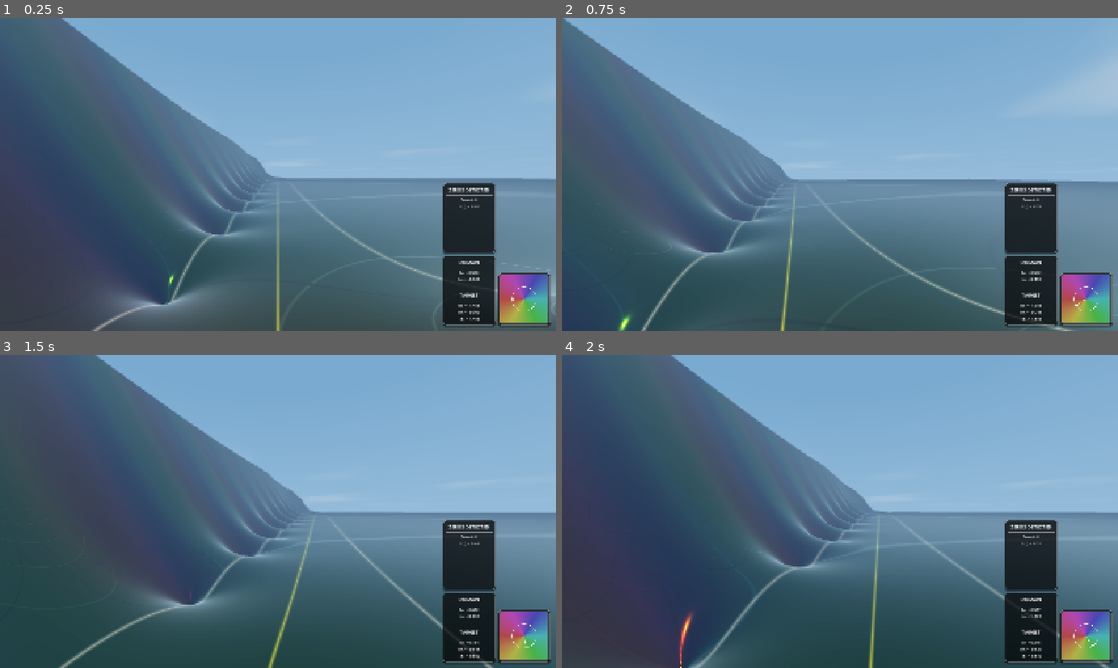
Above: before the commit, frames 1-4 (two rows, left to right).
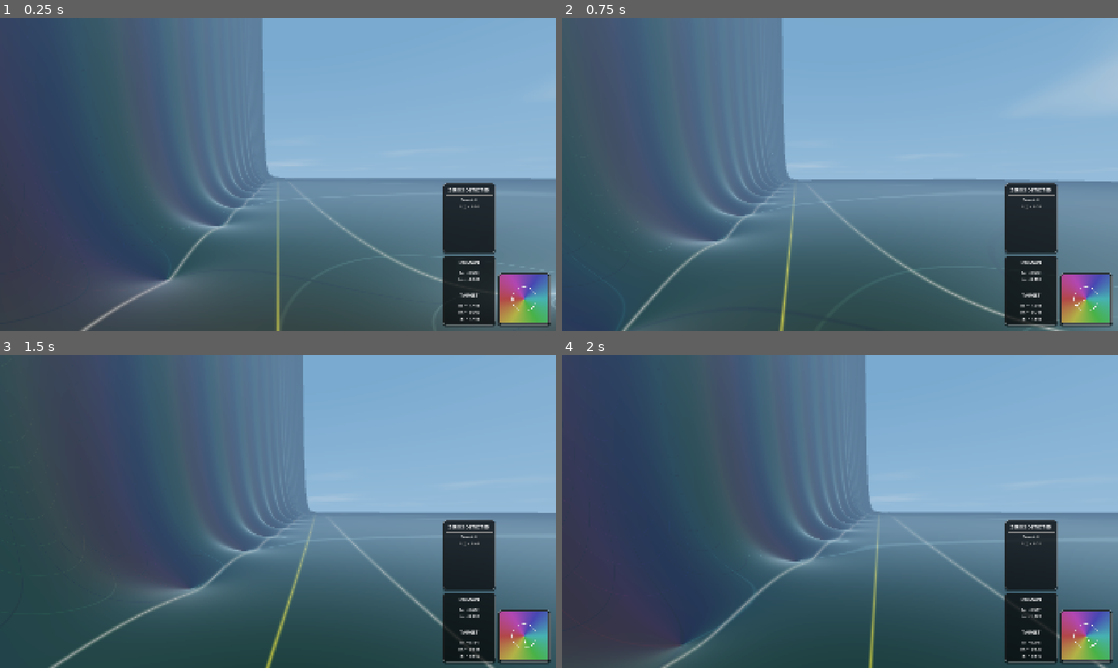
Above: after the commit, the same moments.

Repository: allanino/complex-functions-explorer
Game: Godot game, scene res://core/main.tscn
Same seed, same stepped clock (60 frames per second), same inputs: the game is played once before the commit and once after it.
Inputs (mouse positions are in pixels of both pictures, inside the frame that each line leads up to):
- Up to frame 1 (0.25 s): no input
- Up to frame 2 (0.75 s): tap Enter at 0.5 s; move the mouse to (867, 174) at 0.52 s; hold W (move_forward) from 0.53 s (still down); tap G at 0.6 s
- Up to frame 3 (1.5 s): keep holding W (move_forward); tap Space at 0.77 s; tap N at 0.8, 1.35 s; move the mouse to (250, 511) at 1.27 s
- Up to frame 4 (2 s): keep holding W (move_forward); tap Space at 1.52 s; tap G at 1.55 s

The runs differ from the first frame. In frame 1, 15% of the frame differs, in the area x 0-100%, y 0-100%; in frame 2, 13%; in frame 3, 14%; in frame 4, 13%.

Commit message:
feat: add projected complex component height mapping with configurable angle theta

Diff:
--- a/core/config_manager.gd
+++ b/core/config_manager.gd
@@ -184,6 +184,7 @@
 var height_type: int = 0
 var height_a: float = 3.0
 var height_epsilon: float = 1.0
+var projected_theta: float = 0.0
 var rational_num_coeffs: PackedVector2Array = PackedVector2Array([Vector2(0, 0), Vector2(0, 0), Vector2(0, 0), Vector2(0, 0), Vector2(0, 0), Vector2(0, 0), Vector2(0, 0), Vector2(0, 0), Vector2(0, 0), Vector2(0, 0)])
 var rational_den_coeffs: PackedVector2Array = PackedVector2Array([Vector2(1, 0), Vector2(0, 0), Vector2(0, 0), Vector2(0, 0), Vector2(0, 0), Vector2(0, 0), Vector2(0, 0), Vector2(0, 0), Vector2(0, 0), Vector2(0, 0)])
 var multivalued_n: int = 2
@@ -346,6 +347,7 @@
 	config.set_value("field", "height_type", height_type)
 	config.set_value("field", "height_a", height_a)
 	config.set_value("field", "height_epsilon", height_epsilon)
+	config.set_value("field", "projected_theta", projected_theta)
 	config.set_value("field", "rational_num_coeffs", rational_num_coeffs)
 	config.set_value("field", "rational_den_coeffs", rational_den_coeffs)
 	config.set_value("field", "multivalued_n", multivalued_n)
@@ -416,6 +418,7 @@
 	height_type = config.get_value("field", "height_type", height_type)
 	height_a = config.get_value("field", "height_a", height_a)
 	height_epsilon = config.get_value("field", "height_epsilon", height_epsilon)
+	projected_theta = config.get_value("field", "projected_theta", projected_theta)
 	rational_num_coeffs = config.get_value("field", "rational_num_coeffs", rational_num_coeffs)
 	rational_den_coeffs = config.get_value("field", "rational_den_coeffs", rational_den_coeffs)
 	multivalued_n = config.get_value("field", "multivalued_n", multivalued_n)
--- a/math/complex_field.gd
+++ b/math/complex_field.gd
@@ -336,12 +336,13 @@
 	var mag = f.length()
 	if not is_finite(mag): return 0.0
 	var h: float
-	if Config.height_type == 0: h = Config.height_a * log(Config.height_epsilon + mag)
-	elif Config.height_type == 1: h = mag
+	if Config.height_type == 0: h = mag
+	elif Config.height_type == 1: h = Config.height_a * log(Config.height_epsilon + mag)
 	elif Config.height_type == 2: h = f.y
 	elif Config.height_type == 3: h = f.x
-
-	h = clamp(h, -500.0, 500.0)
+	elif Config.height_type == 4: h = f.x * cos(Config.projected_theta) + f.y * sin(Config.projected_theta)
+
+	h = clamp(h, -1e5, 1e5)
 
 	# Match shader morphing blend factor (usually 1.0)
 	var s = 0.5 - 0.5 * cos(PI * Config.morph_value)
--- a/terrain/terrain.gd
+++ b/terrain/terrain.gd
@@ -199,6 +199,7 @@
 	terrain_material.set_shader_parameter("height_type", Config.height_type)
 	terrain_material.set_shader_parameter("height_a", Config.height_a)
 	terrain_material.set_shader_parameter("height_epsilon", Config.height_epsilon)
+	terrain_material.set_shader_parameter("projected_theta", Config.projected_theta)
 	terrain_material.set_shader_parameter("zoom_factor", Config.effective_zoom)
 	terrain_material.set_shader_parameter("rational_num_coeffs", Config.rational_num_coeffs)
 	terrain_material.set_shader_parameter("rational_den_coeffs", Config.rational_den_coeffs)
--- a/terrain/terrain.gdshader
+++ b/terrain/terrain.gdshader
@@ -33,6 +33,7 @@
 uniform float portal_width = 100.0;
 uniform float portal_min_height = -50.0;
 uniform float specular_intensity : hint_range(0.0, 1.0) = 0.1;
+uniform float projected_theta = 0.0;
 
 uniform float self_illumination = 0.0;
 uniform float fog_density = 0.0;
@@ -253,13 +254,15 @@
             float h = 0.0;
 
             if (height_type == 0) {
+                h = mag;
+            } else if (height_type == 1) {
                 h = height_a * log(height_epsilon + mag);
-            } else if (height_type == 1) {
-                h = mag;
             } else if (height_type == 2) {
                 h = field_val.y;
             } else if (height_type == 3) {
                 h = field_val.x;
+            } else if (height_type == 4) {
+                h = field_val.x * cos(projected_theta) + field_val.y * sin(projected_theta);
             }
 
             bool h_clamped = false;
@@ -315,17 +318,20 @@
 
             if (!h_clamped) {
                 if (height_type == 0) {
+                    dh_dx = dmag_dx;
+                    dh_dz = dmag_dz;
+                } else if (height_type == 1) {
                     dh_dx = (height_a / (height_epsilon + mag)) * dmag_dx;
                     dh_dz = (height_a / (height_epsilon + mag)) * dmag_dz;
-                } else if (height_type == 1) {
-                    dh_dx = dmag_dx;
-                    dh_dz = dmag_dz;
                 } else if (height_type == 2) {
                     dh_dx = dv_dx;
                     dh_dz = dv_dz;
                 } else if (height_type == 3) {
                     dh_dx = du_dx;
                     dh_dz = du_dz;
+                } else if (height_type == 4) {
+                    dh_dx = du_dx * cos(projected_theta) + dv_dx * sin(projected_theta);
+                    dh_dz = du_dz * cos(projected_theta) + dv_dz * sin(projected_theta);
                 }
             }
 
--- a/tests/test_complex_field.gd
+++ b/tests/test_complex_field.gd
@@ -398,17 +398,28 @@
 	var res5 = ComplexFieldScript.get_height_from_field(f3)
 	assert_almost_eq(res5, expected_scaled, 0.0001)
 
-	# Test 7: Clamping height to [-500, 500]
+	# Test 7: Clamping height to [-1e5, 1e5]
 	Config.height_type = 2
 	Config.morph_value = 1.0
 	Config.effective_zoom = 1.0
-	var f_huge_neg = Vector2(0.0, -1000.0)
+	var f_huge_neg = Vector2(0.0, -200000.0)
 	var res_clamped_neg = ComplexFieldScript.get_height_from_field(f_huge_neg)
-	assert_almost_eq(res_clamped_neg, -500.0, 0.0001)
-
-	var f_huge_pos = Vector2(0.0, 1000.0)
+	assert_almost_eq(res_clamped_neg, -100000.0, 0.0001)
+
+	var f_huge_pos = Vector2(0.0, 200000.0)
 	var res_clamped_pos = ComplexFieldScript.get_height_from_field(f_huge_pos)
-	assert_almost_eq(res_clamped_pos, 500.0, 0.0001)
+	assert_almost_eq(res_clamped_pos, 100000.0, 0.0001)
+
+	# Test 8: Projected Complex Component (height_type = 4)
+	var orig_theta = Config.projected_theta
+	Config.height_type = 4
+	Config.morph_value = 1.0
+	Config.effective_zoom = 1.0
+	Config.projected_theta = PI / 4.0
+	# f = (3, 4) -> 3 * cos(PI/4) + 4 * sin(PI/4) = 7 * sqrt(2)/2 = 4.949747
+	var res_projected = ComplexFieldScript.get_height_from_field(f3)
+	assert_almost_eq(res_projected, 7.0 * sqrt(2.0) / 2.0, 0.0001)
+	Config.projected_theta = orig_theta
 
 	Config.height_type = orig_height_type
 	Config.height_a = orig_height_a
--- a/ui/components/tooltip_manager.gd
+++ b/ui/components/tooltip_manager.gd
@@ -5,6 +5,7 @@
 	"Height Map": "Choose how the function's magnitude is mapped to terrain height.",
 	"Parameter a": "Scaling factor for logarithmic height mapping.",
 	"Parameter ε": "Small offset in logarithmic mapping to prevent log(0) at zeros.",
+	"Parameter θ": "Angle in radians used to project the complex function onto the terrain. If 0 it is equal Re(f) and if π/2 it is equal Im(f) ",
 	"Iterations": "Number of terms used in the summation for Zeta and Eta functions, or steps for Mandelbrot recursion.",
 	"Expression": "Enter a rational function expression with complex coefficients using 'z' as variable and 'i' as imaginary unit (e.g., z^2 - i).",
 	"Real (x)": "Manually set the real part of the player's position in the complex plane.  Shortcut: CTRL + R to reset to (0, 0)",
--- a/ui/main_ui.gd
+++ b/ui/main_ui.gd
@@ -31,6 +31,7 @@
 @onready var height_a_input = %MenuOverlay/%HeightAContainer.get_line_edit()
 @onready var height_eps_container = %MenuOverlay/%HeightEpsContainer
 @onready var height_eps_input = %MenuOverlay/%HeightEpsContainer.get_line_edit()
+@onready var projected_theta_slider = %MenuOverlay/%ProjectedThetaSlider
 @onready var iter_slider = %MenuOverlay/%IterSlider
 @onready var rational_container = %MenuOverlay/%RationalContainer
 @onready var rational_input = %MenuOverlay/%RationalContainer.get_line_edit()
@@ -260,6 +261,14 @@
 			"format": func(v): return str(int(round(v))),
 			"immediate": true
 		},
+		projected_theta_slider: {
+			"config_key": "projected_theta",
+			"to_config": func(v): return v,
+			"from_config": func(c): return c,
+			"format": func(v): return "%.2f rad" % v,
+			"immediate": true,
+			"on_changed": func(_v): if world_manager and world_manager.has_method("_update_terrain_material_uniforms"): world_manager._update_terrain_material_uniforms()
+		},
 		multivalued_slider: {
 			"config_key": "multivalued_n",
 			"to_config": func(v): return int(round(v)),
@@ -410,10 +419,11 @@
 		func_button.add_item(f_data.get("name", "Unknown"), f_key)
 
 	height_button.clear()
-	height_button.add_item("Log(Abs(f)) (a*log(ε + abs))")
-	height_button.add_item("Abs(f)")
-	height_button.add_item("Im(f)")
-	height_button.add_item("Re(f)")
+	height_button.add_item("Absolute: Abs(f)")
+	height_button.add_item("Logarithmic: a * Log(Abs(f) + ε)")
+	height_button.add_item("Imaginary component: Im(f)")
+	height_button.add_item("Real component: Re(f)")
+	height_button.add_item("Projected component: Re( e^(-iθ) * f )")
 
 	terrain_detail_button.clear()
 	terrain_detail_button.add_item("High")
@@ -438,6 +448,7 @@
 	_last_zeros_visible = Config.show_hud_zeros
 
 	iter_slider.detach_requested.connect(func(s, v): detach_controller.detach_slider_control(s, v, "Iterations"))
+	projected_theta_slider.detach_requested.connect(func(s, v): detach_controller.detach_slider_control(s, v, "Projection Angle θ"))
 	morph_slider.detach_requested.connect(func(s, v): detach_controller.detach_slider_control(s, v, "Terrain Morph"))
 	multivalued_slider.detach_requested.connect(func(s, v): detach_controller.detach_slider_control(s, v, "Branches (n)"))
 	day_duration_slider.detach_requested.connect(func(s, v): detach_controller.detach_slider_control(s, v, "Day Duration"))
@@ -660,9 +671,10 @@
 
 func _on_height_selected(index):
 	Config.height_type = index
-	var is_log = (index == 0)
+	var is_log = (index == 1)
 	height_a_container.visible = is_log
 	height_eps_container.visible = is_log
+	projected_theta_slider.visible = (index == 4)
 
 func _on_freeze_time_toggled(pressed: bool):
 	Config.freeze_time = pressed
--- a/ui/menu.tscn
+++ b/ui/menu.tscn
@@ -386,6 +386,17 @@
 text = "Parameter ε"
 input_text = "1.0"
 
+[node name="ProjectedThetaSlider" parent="CenterContainer/MainMenuPanel/MarginContainer/ContentVBox/TabContainer/FUNCTION/Margin/VBox" unique_id=456789012 instance=ExtResource("1")]
+unique_name_in_owner = true
+layout_mode = 2
+text = "Parameter θ"
+min_value = 0.0
+max_value = 1.57079632679
+step = 0.01
+value = 0.0
+value_text = "0.00"
+show_detach_button = true
+
 [node name="IterSlider" parent="CenterContainer/MainMenuPanel/MarginContainer/ContentVBox/TabContainer/FUNCTION/Margin/VBox" unique_id=1823340774 instance=ExtResource("1")]
 unique_name_in_owner = true
 layout_mode = 2
